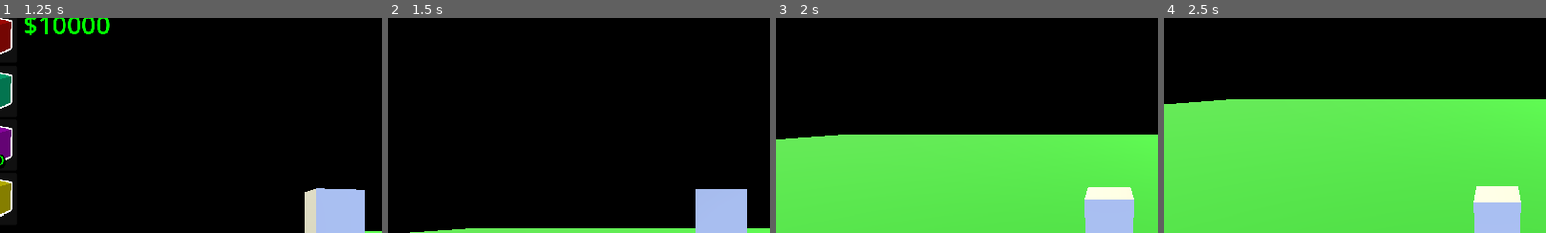
Above: before the commit, frames 1-4 (left to right).
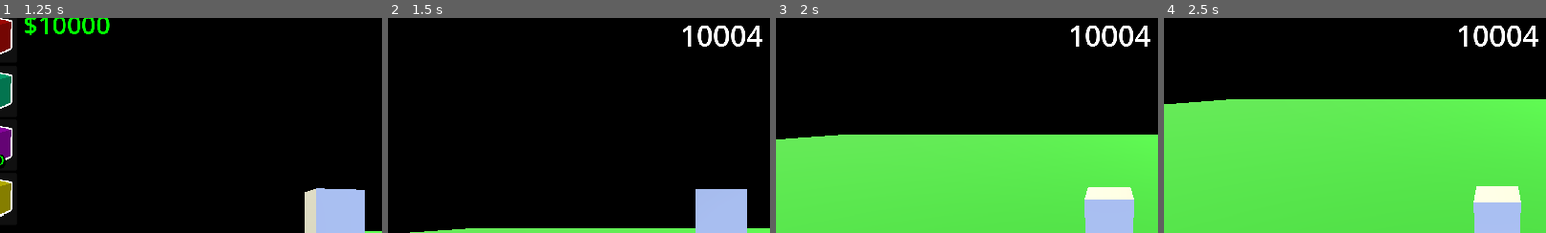
Above: after the commit, the same moments.

Repository: SuperGoon97/CAPJam2025
Game: Godot game, scene res://Scenes/Core/GameCore/game_core.tscn
Same seed, same stepped clock (60 frames per second), same inputs: the game is played once before the commit and once after it. The engine's default icon, where the game draws it, is replaced by a stand-in: a white triangle on a blue panel in a dark square.
Inputs (mouse positions are % of the whole screen's width and height, from its top left):
- Up to frame 1 (1.25 s): move the mouse to (72, 45) at 0.52 s; hold Right (Right) from 0.53 s (still down); click (72, 45) at 0.67 s
- Up to frame 2 (1.5 s): release Right (Right) at 1.25 s; click "READY?" at 1.25 s
- Up to frame 3 (2 s): no input
- Up to frame 4 (2.5 s): move the mouse to (30, 55) at 2.02 s; hold Down (Down) from 2.03 s (still down)
The pictures show only the part of the screen within x 6-56%, y 4-54%; the shares and areas given below are measured in that part.

Frame 1 is identical in both runs. In frame 2, 0.9% of the frame differs, in the area x 77-98%, y 3-14%; in frame 3, 0.9%; in frame 4, 0.9%.

Commit message:
in-game hud

Diff:
--- /dev/null
+++ b/template/Scenes/UI/ui_inGame.tscn
@@ -0,0 +1,32 @@
+[gd_scene load_steps=2 format=3 uid="uid://cx32k68atdmxd"]
+
+[ext_resource type="Script" uid="uid://dwiu27w0ge27m" path="res://Scripts/UI/ui_in_game.gd" id="1_jfobj"]
+
+[node name="InGameControl" type="Control"]
+layout_mode = 3
+anchors_preset = 15
+anchor_right = 1.0
+anchor_bottom = 1.0
+grow_horizontal = 2
+grow_vertical = 2
+script = ExtResource("1_jfobj")
+
+[node name="Label" type="Label" parent="."]
+layout_mode = 1
+anchors_preset = 5
+anchor_left = 0.5
+anchor_right = 0.5
+offset_left = -116.5
+offset_top = 40.0
+offset_right = 116.5
+offset_bottom = 139.0
+grow_horizontal = 2
+theme_override_colors/font_color = Color(1, 1, 1, 1)
+theme_override_colors/font_shadow_color = Color(0, 0, 0, 1)
+theme_override_colors/font_outline_color = Color(0, 0, 0, 1)
+theme_override_constants/shadow_offset_y = 5
+theme_override_constants/outline_size = 25
+theme_override_constants/shadow_outline_size = 27
+theme_override_font_sizes/font_size = 72
+text = "2500m"
+horizontal_alignment = 1
--- a/template/Scenes/UI/ui_main.tscn
+++ b/template/Scenes/UI/ui_main.tscn
@@ -1,7 +1,8 @@
-[gd_scene load_steps=3 format=3 uid="uid://c76m4hlgodjv4"]
+[gd_scene load_steps=4 format=3 uid="uid://c76m4hlgodjv4"]
 
 [ext_resource type="Script" uid="uid://b33l07rn455xp" path="res://Scripts/UI/Menu/ui_main.gd" id="1_v7lif"]
 [ext_resource type="PackedScene" uid="uid://b65ptox7c8pai" path="res://Scenes/UI/Game/shop_control.tscn" id="2_pclsy"]
+[ext_resource type="PackedScene" uid="uid://cx32k68atdmxd" path="res://Scenes/UI/ui_inGame.tscn" id="3_b2hoh"]
 
 [node name="UiMain" type="Control"]
 layout_mode = 3
@@ -24,3 +25,13 @@
 
 [node name="ShopControl" parent="." instance=ExtResource("2_pclsy")]
 layout_mode = 1
+
+[node name="InGameControl" parent="." instance=ExtResource("3_b2hoh")]
+layout_mode = 1
+anchors_preset = 15
+anchor_right = 1.0
+anchor_bottom = 1.0
+offset_right = 0.0
+offset_bottom = 0.0
+grow_horizontal = 2
+grow_vertical = 2
--- /dev/null
+++ b/template/Scripts/UI/ui_in_game.gd
@@ -0,0 +1,14 @@
+extends Control
+
+@onready var label: Label = $Label
+
+# Called when the node enters the scene tree for the first time.
+func _ready() -> void:
+	visible = false
+	GVar.signal_bus.rocket_launch.connect(_makeVisible)
+	GVar.signal_bus.score_changed.connect(_scoreChanged)
+func _makeVisible() -> void:
+	visible = true
+
+func _scoreChanged(score:int):
+	label.text = str(score)
Not shown, added: template/Scripts/UI/ui_in_game.gd.uid
